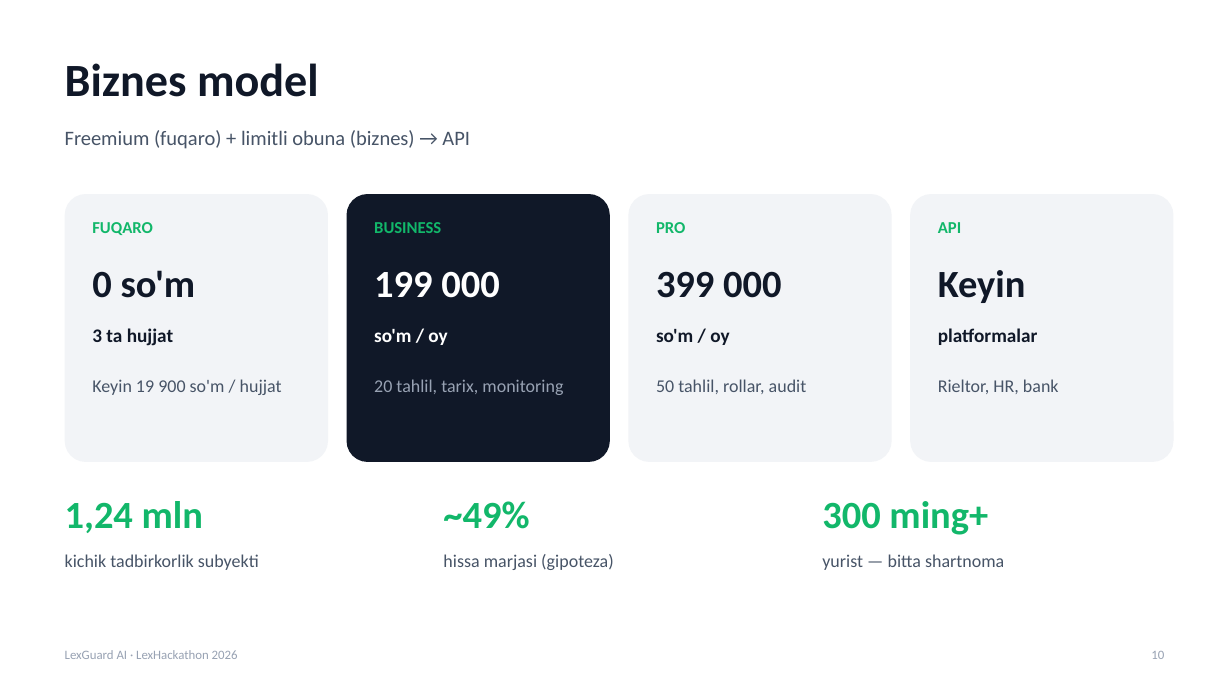
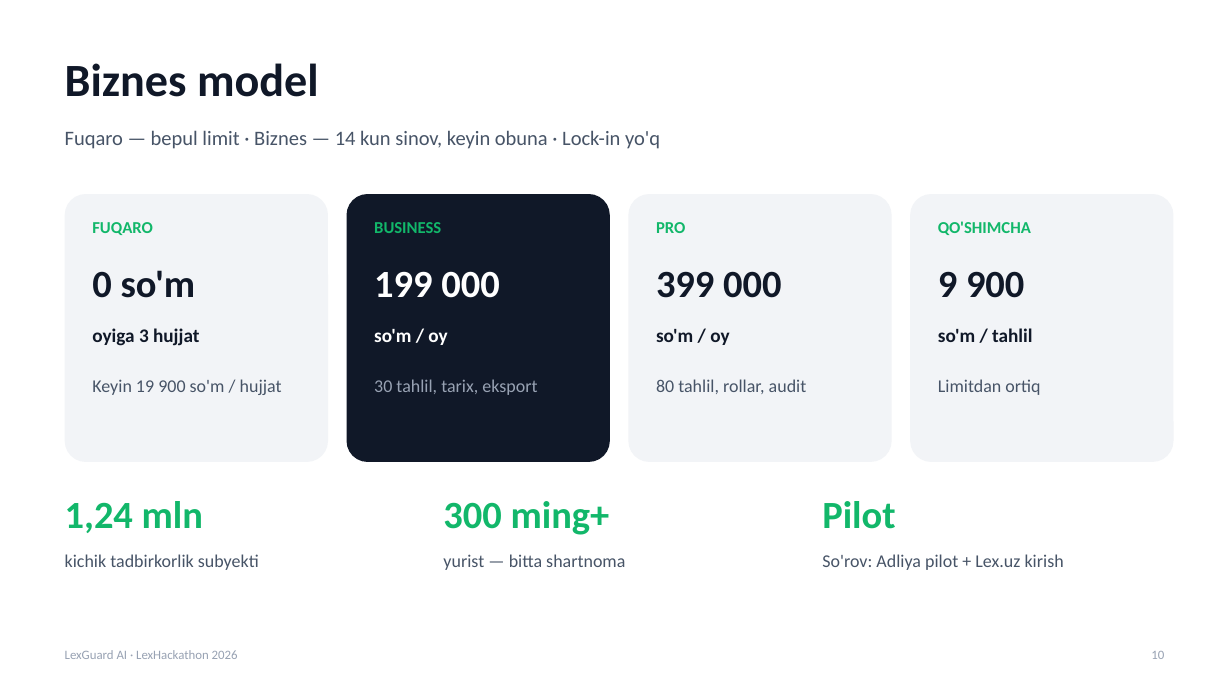
Before and after one commit to Vafoyev/LexHackaton_DNK_CODE, a slide deck: slide 10 of presentation/LexGuard-AI-Taqdimot.pptx. Drawn at 1232x693 pixels with LibreOffice and Linux fonts; fonts in the diff are those of the drawing. Boxes give left, top, right and bottom in pixels: in the first picture for what was removed or moved away, otherwise in the second. Text is boxed around its words. In the diff, an @@ line names an element or a change of style, - is before the commit and + after.

```diff
--- a/presentation/LexGuard-AI-Taqdimot.pptx
+++ b/presentation/LexGuard-AI-Taqdimot.pptx
@@ text at (65, 130, 660, 149): text changed @@
-Freemium (fuqaro) + limitli obuna (biznes) → API
+Fuqaro — bepul limit · Biznes — 14 kun sinov, keyin obuna · Lock-in yo'q
@@ text at (938, 221, 1031, 235): text changed @@
-API
+QO'SHIMCHA
@@ text at (938, 271, 1024, 298): text changed @@
-Keyin
+9 900
@@ text at (92, 328, 199, 346): text changed @@
-3 ta hujjat
+oyiga 3 hujjat
@@ text at (938, 328, 1032, 342): text changed @@
-platformalar
+so'm / tahlil
@@ text at (374, 379, 537, 395): text changed @@
-20 tahlil, tarix, monitoring
+30 tahlil, tarix, eksport
@@ text at (656, 379, 807, 394): text changed @@
-50 tahlil, rollar, audit
+80 tahlil, rollar, audit
@@ text at (938, 379, 1040, 395): text changed @@
-Rieltor, HR, bank
+Limitdan ortiq
@@ text at (443, 501, 610, 535): text changed @@
-~49%
+300 ming+
@@ text at (822, 501, 895, 529): text changed @@
-300 ming+
+Pilot
@@ text at (443, 554, 625, 570): text changed @@
-hissa marjasi (gipoteza)
+yurist — bitta shartnoma
@@ text at (822, 554, 1064, 570): text changed @@
-yurist — bitta shartnoma
+So'rov: Adliya pilot + Lex.uz kirish
```
Also in this commit, not shown: 11 other slides changed, 5 other files.
